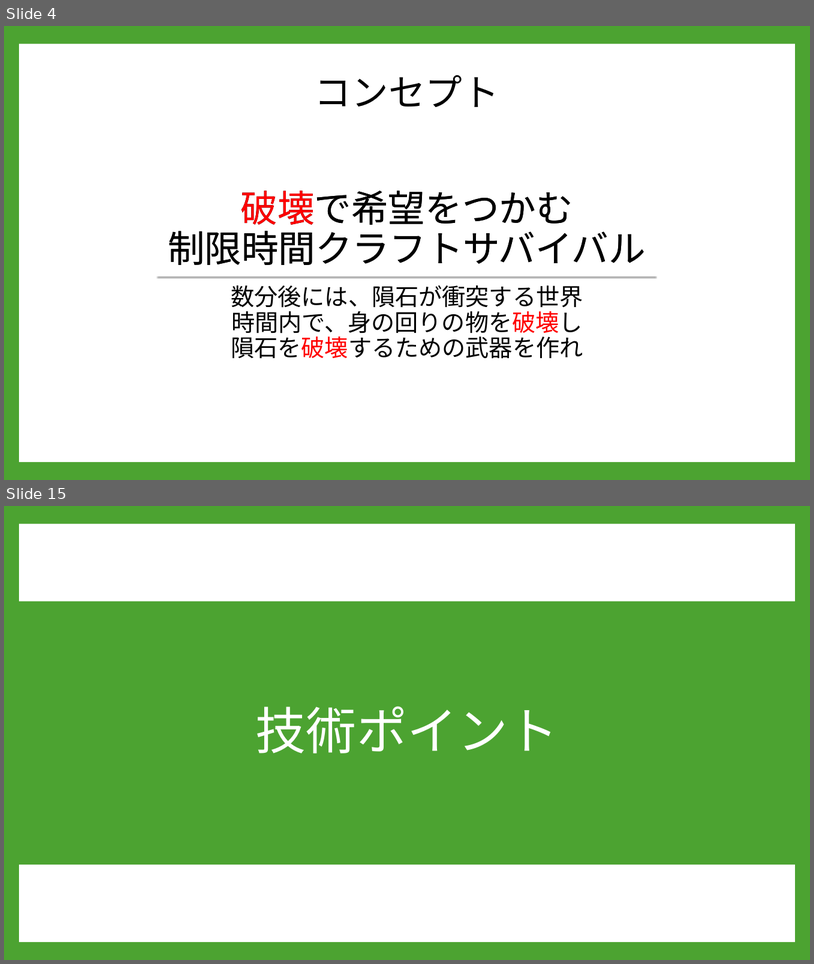
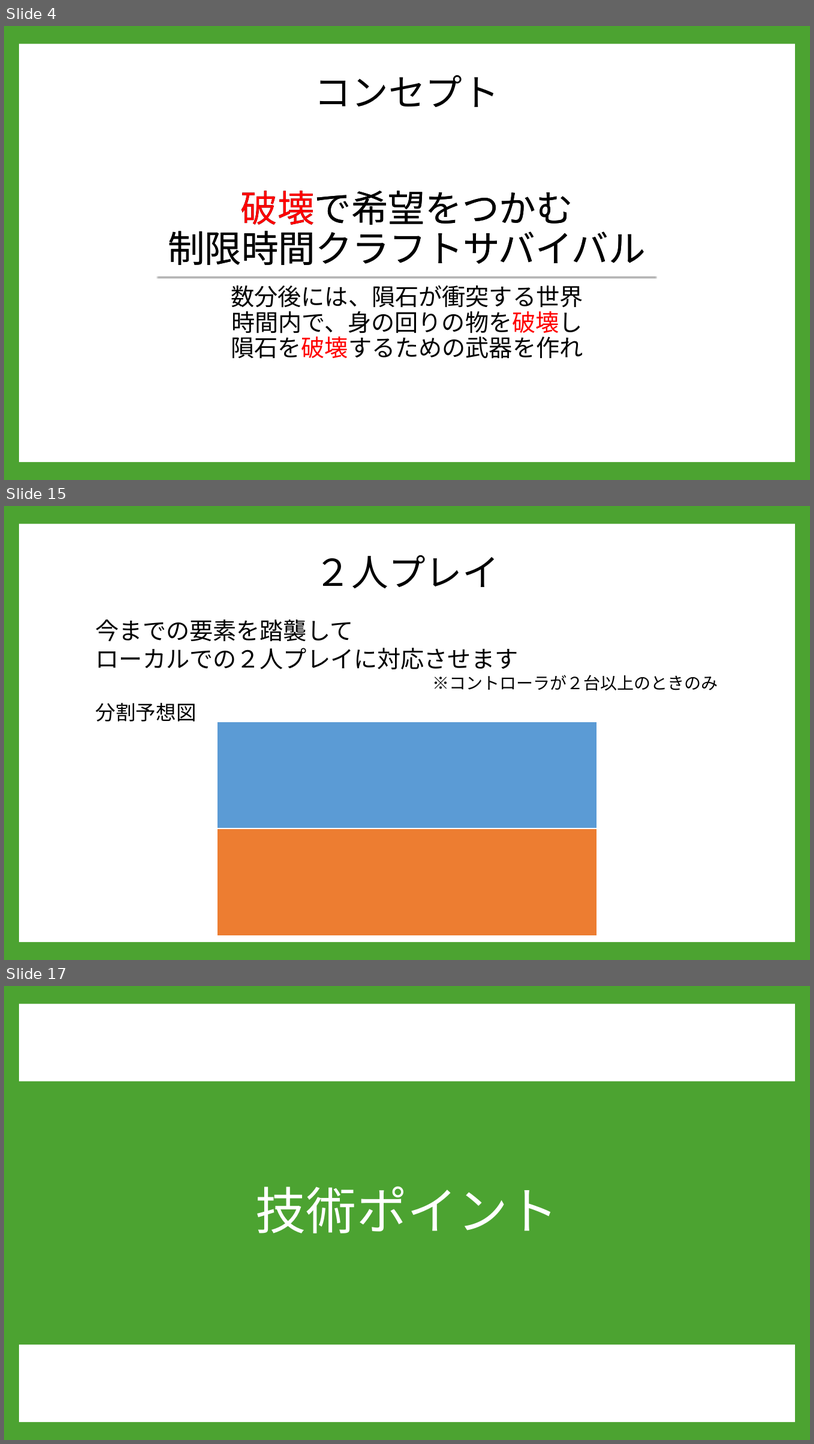
Before and after one commit to A23019/GC_A3_1, a slide deck: 企画/PowerPoint/REBASE_企画書.pptx. Shown one above the other, each under a label of ours: slides 4 and 15 before the commit, slides 4, 15 and 17 after it; the slides between them are not shown. The pictures are 814x964 and 814x1444 pixels, drawn with LibreOffice and Linux fonts; fonts in the diff are those of the drawing; background and template pictures are left out. Boxes give left, top, right and bottom in pixels: in the first picture for what was removed or moved away, otherwise in the second. Text is boxed around its words. In the diff, an @@ line names an element or a change of style, - is before the commit and + after.

```diff
--- a/企画/PowerPoint/REBASE_企画書.pptx
+++ b/企画/PowerPoint/REBASE_企画書.pptx
@@ slide 15 added at [4,506,810,960], background #4CA331; not listed: 1 template element that a slide beside it also shows @@
@@ title added at [315,555,500,588], 44 pt, text #000000 @@
+２人プレイ
@@ text added at [96,619,719,691], 28 pt, text #000000 @@
+今までの要素を踏襲して
+ローカルでの２人プレイに対応させます
+※コントローラが２台以上のときのみ
@@ text added at [96,703,197,721], 24 pt, text #000000 @@
+分割予想図
@@ rectangle added at [217,721,598,936], fill #ED7D31, outline #FFFFFF 1.5 pt @@
@@ rectangle added at [217,721,598,828], fill #5B9BD5, outline #FFFFFF 1.5 pt @@
@@ what was slide 15 is now slide 17 @@
```
Also in this commit, not shown: 13 slides changed, 2 other slides added, 2 slides removed.
